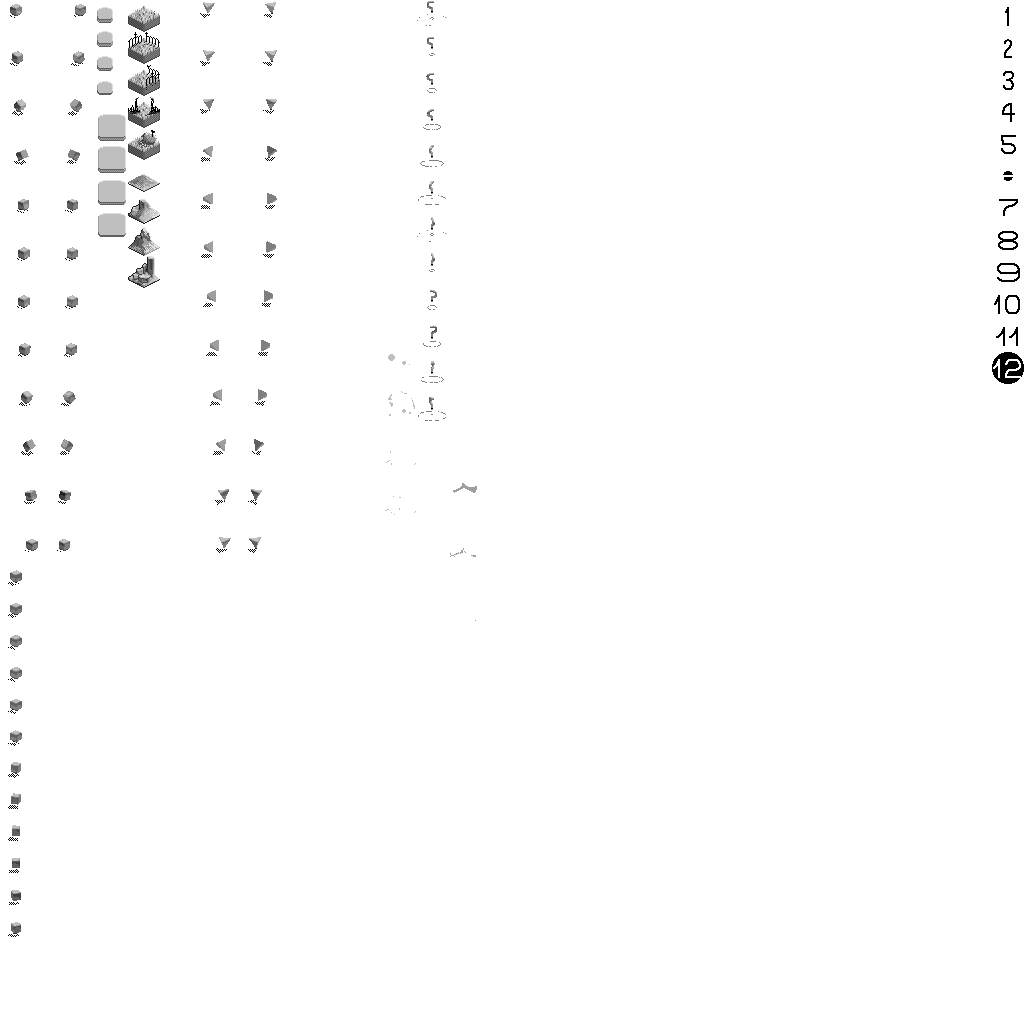
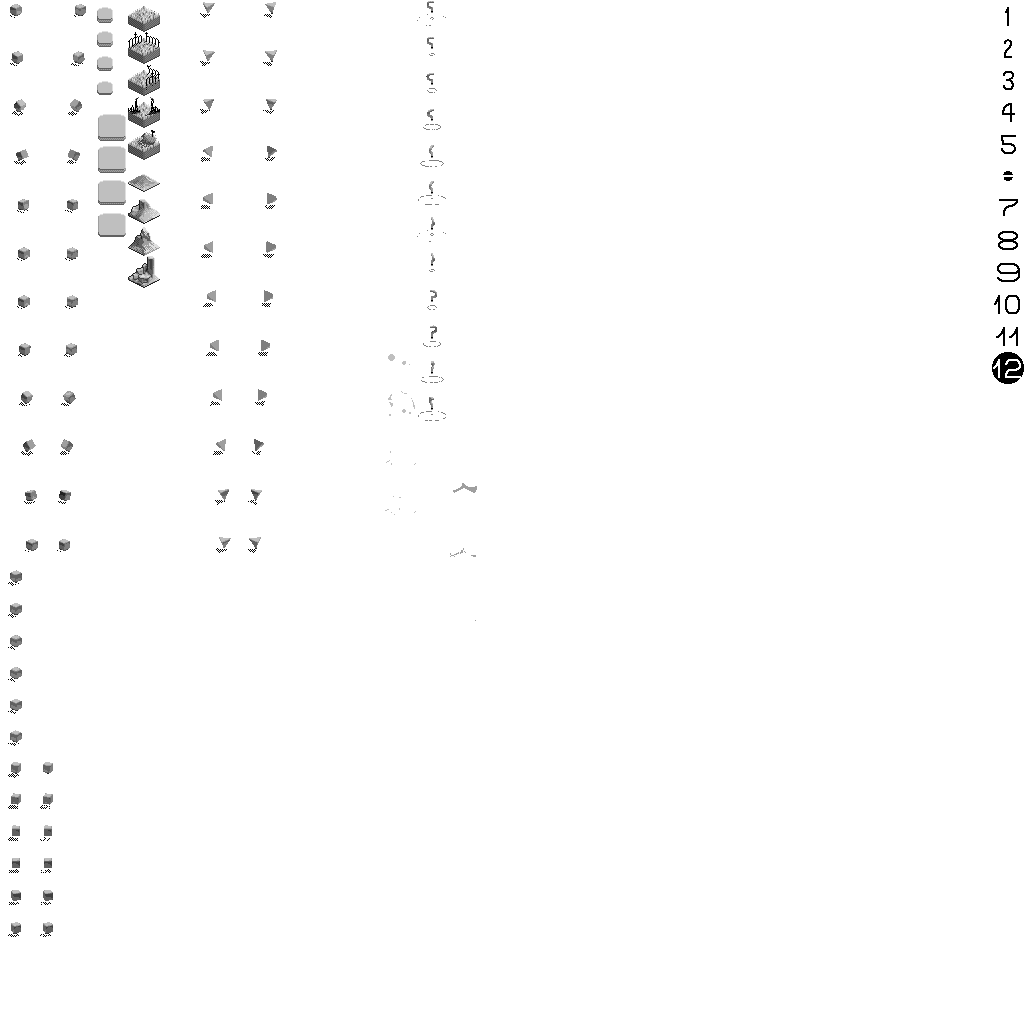
Layers edited between the first and the second 1024×1024 image:
pixels changed over [40, 762, 53, 937] (layer not identified)
